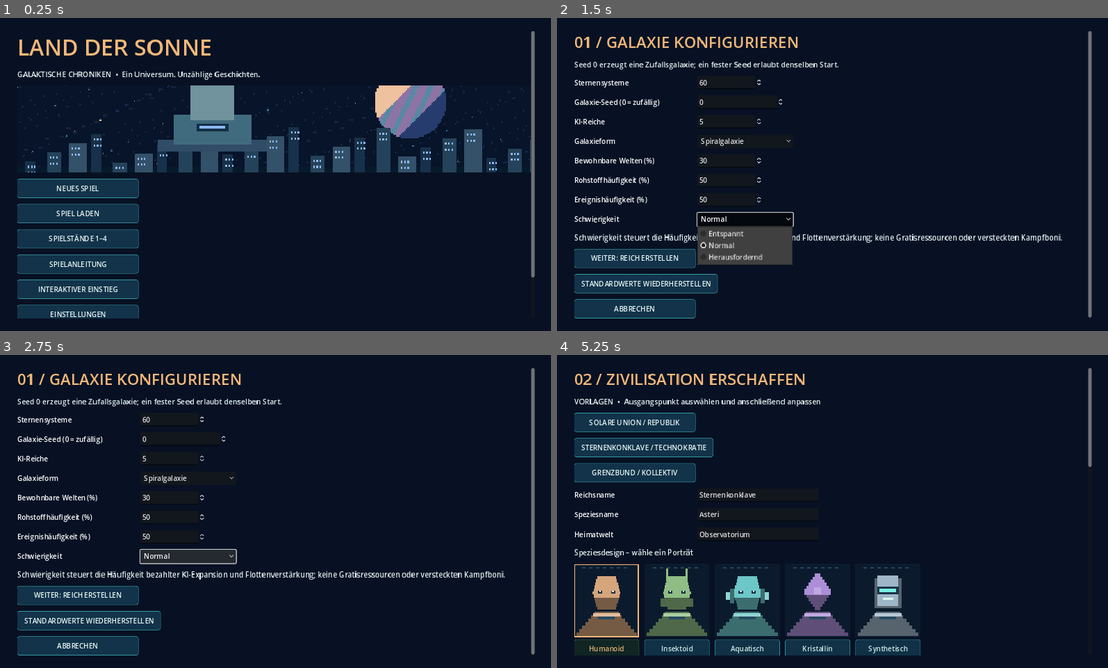
Above: before the commit, frames 1-4 (two rows, left to right).
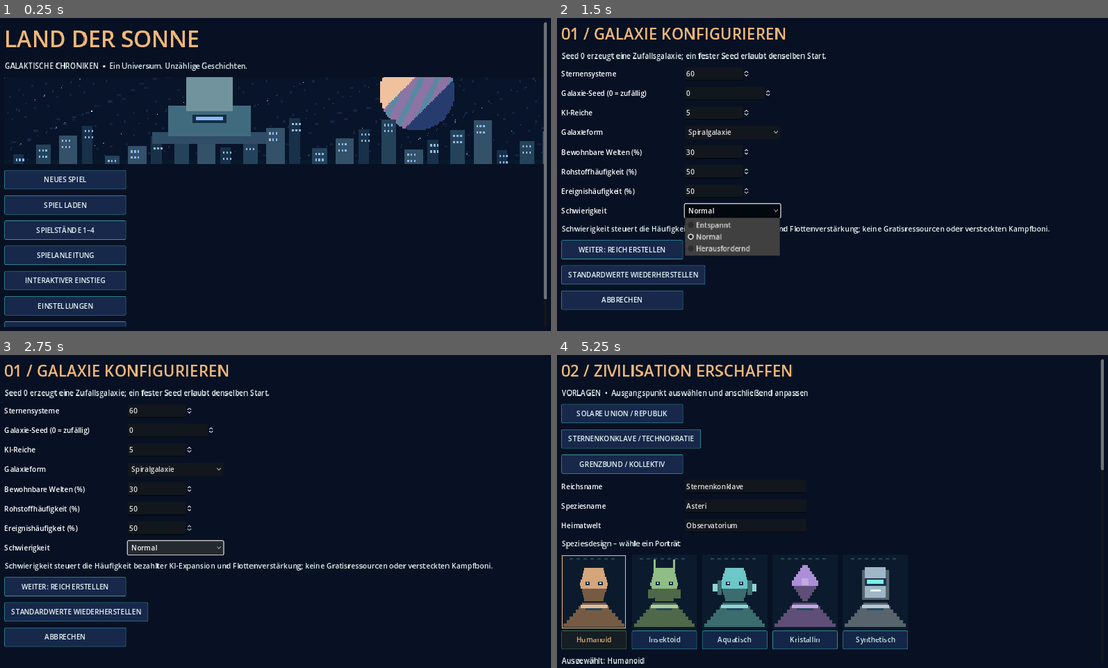
Above: after the commit, the same moments.

Repository: justuslaier-cmyk/Land-der-Sonne
Game: Godot game, scene res://scenes/galaxy.tscn
Same seed, same stepped clock (60 frames per second), same inputs: the game is played once before the commit and once after it.
Inputs:
- Up to frame 1 (0.25 s): no input
- Up to frame 2 (1.5 s): click "NEUES SPIEL" at 0.5 s; click "Normal" at 1.25 s
- Up to frame 3 (2.75 s): click "Normal" at 2 s
- Up to frame 4 (5.25 s): click "Spiralgalaxie" at 2.75 s; click "WEITER: REICH ERSTELLEN" at 3.5 s; click "SOLARE UNION / REPUBLIK" at 4.25 s; click "STERNENKONKLAVE / TECHNOKRATIE" at 5 s

The runs differ from the first frame. In frame 1, 20% of the frame differs, in the area x 0-100%, y 1-99%; in frame 2, 13%; in frame 3, 12%; in frame 4, 18%.

Commit message:
A3 graphic pass 1: reference-inspired compact pixel-frame UI tokens and reduced gutters for 720p

Diff:
--- a/game/scripts/galaxy/galaxy_visual_theme.gd
+++ b/game/scripts/galaxy/galaxy_visual_theme.gd
@@ -8,8 +8,8 @@
 const TEXT := Color("#e4f3f2")
 const MUTED := Color("#9cbfc7")
 const FOCUS := Color("#9ff8ef")
-const BUTTON_BG := Color("#12334a")
-const BUTTON_HOVER := Color("#1c5368")
+const BUTTON_BG := Color("#17284b")
+const BUTTON_HOVER := Color("#28477a")
 const BUTTON_PRESSED := Color("#0a2535")
 
 static func panel_style(background: Color, border: Color, width: int = 1) -> StyleBoxFlat:
@@ -17,7 +17,7 @@
     style.bg_color = background
     style.border_color = border
     style.set_border_width_all(width)
-    style.set_corner_radius_all(5)
+    style.set_corner_radius_all(2)
     style.content_margin_left = 16
     style.content_margin_right = 16
     style.content_margin_top = 10
@@ -39,8 +39,8 @@
 
 # Scales margins down for smaller windows without sacrificing large-screen rhythm.
 static func gutters(viewport_size: Vector2) -> Vector2i:
-    var horizontal: int = clampi(int(viewport_size.x * 0.035), 12, 48)
-    var vertical: int = clampi(int(viewport_size.y * 0.042), 12, 30)
+    var horizontal: int = clampi(int(viewport_size.x * 0.012), 8, 22)
+    var vertical: int = clampi(int(viewport_size.y * 0.014), 8, 18)
     return Vector2i(horizontal, vertical)
 
 # WCAG-style relative luminance and contrast for opaque sRGB palette colors.
